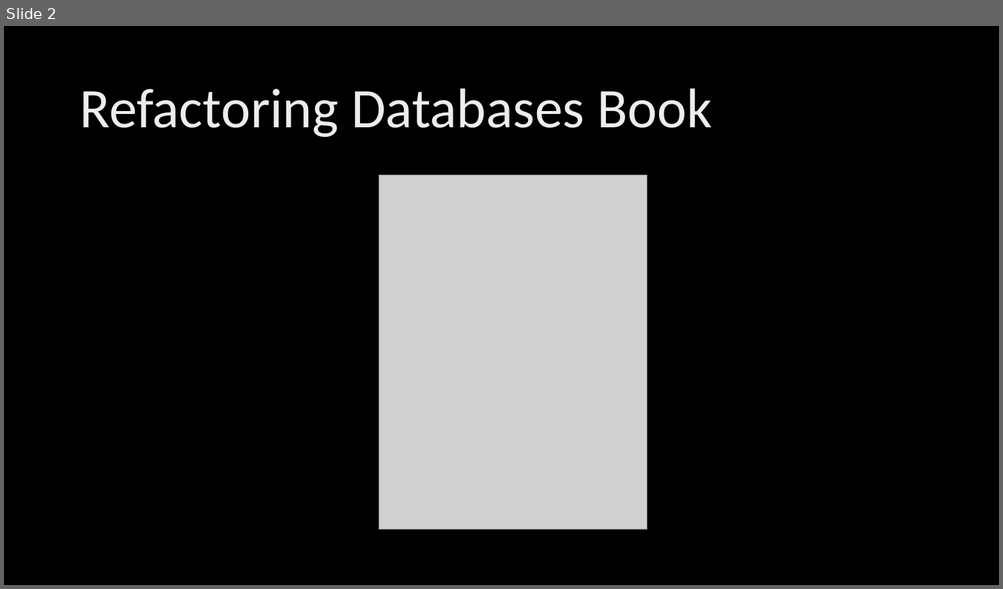
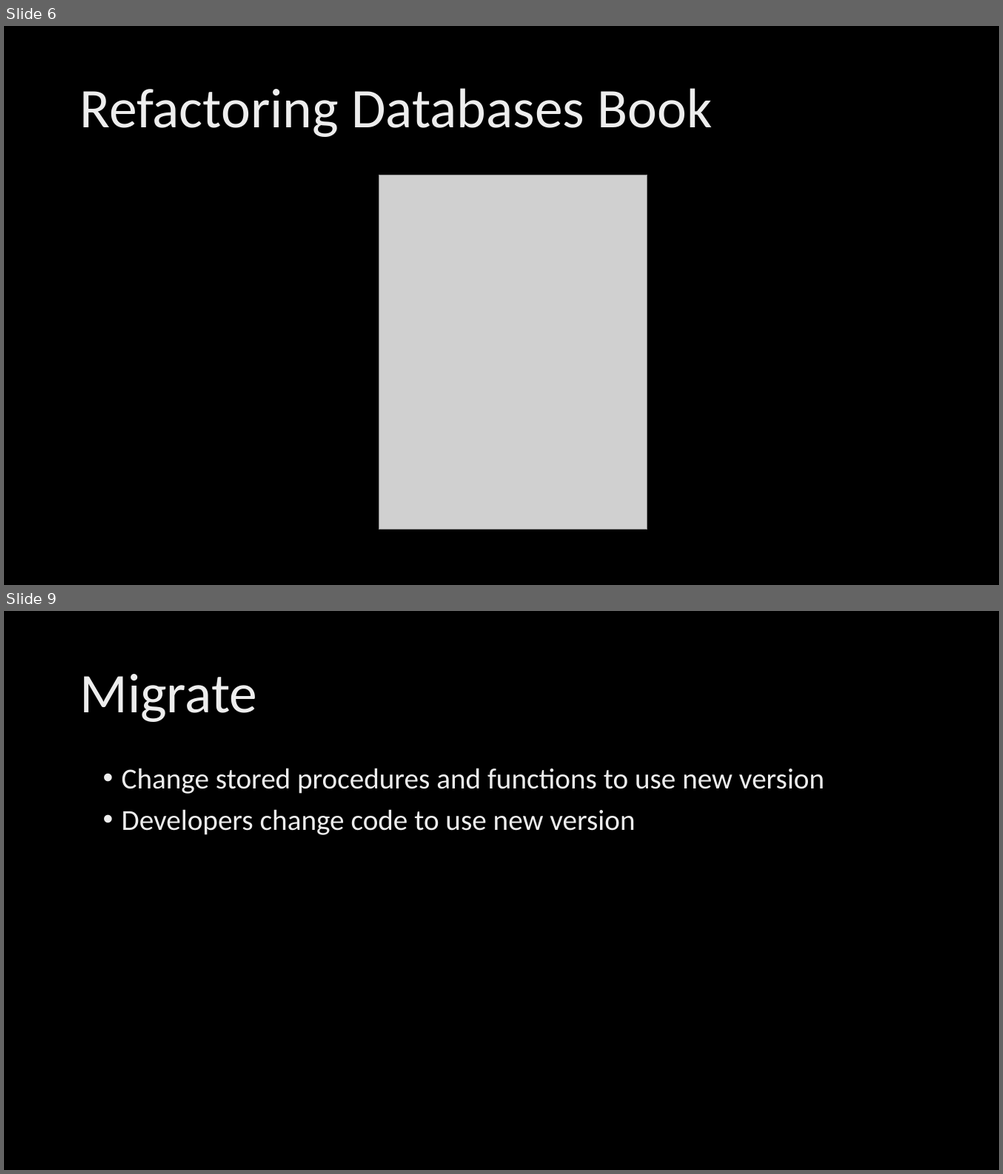
Before and after one commit to poedevop-fm/Database-Refactoring-Demo, a slide deck: Triggers & Refactoring.pptx. Shown one above the other, each under a label of ours: slide 2 before the commit, slides 6 and 9 after it; the slides between them are not shown. The pictures are 1003x589 and 1003x1174 pixels, drawn with LibreOffice and Linux fonts; fonts in the diff are those of the drawing; grey boxes stand for pictures; background and template pictures are left out. Boxes give left, top, right and bottom in pixels: in the first picture for what was removed or moved away, otherwise in the second. Text is boxed around its words. In the diff, an @@ line names an element or a change of style, - is before the commit and + after.

```diff
--- a/Triggers & Refactoring.pptx
+++ b/Triggers & Refactoring.pptx
@@ slide 9 added at box(4, 611, 999, 1170), background picture (left out) @@
@@ title added at box(79, 674, 257, 722), 54 pt, text gradient #BFBFBF to #EDEDED to #FFFFFF @@
+Migrate
@@ text added at box(122, 768, 824, 835), 28 pt, text gradient #BFBFBF to #EDEDED to #FFFFFF @@
+• Change stored procedures and functions to use new version
+• Developers change code to use new version
@@ what was slide 2 is now slide 6 @@
```
Also in this commit, not shown: 2 slides changed, 8 other slides added, 27 other files.
